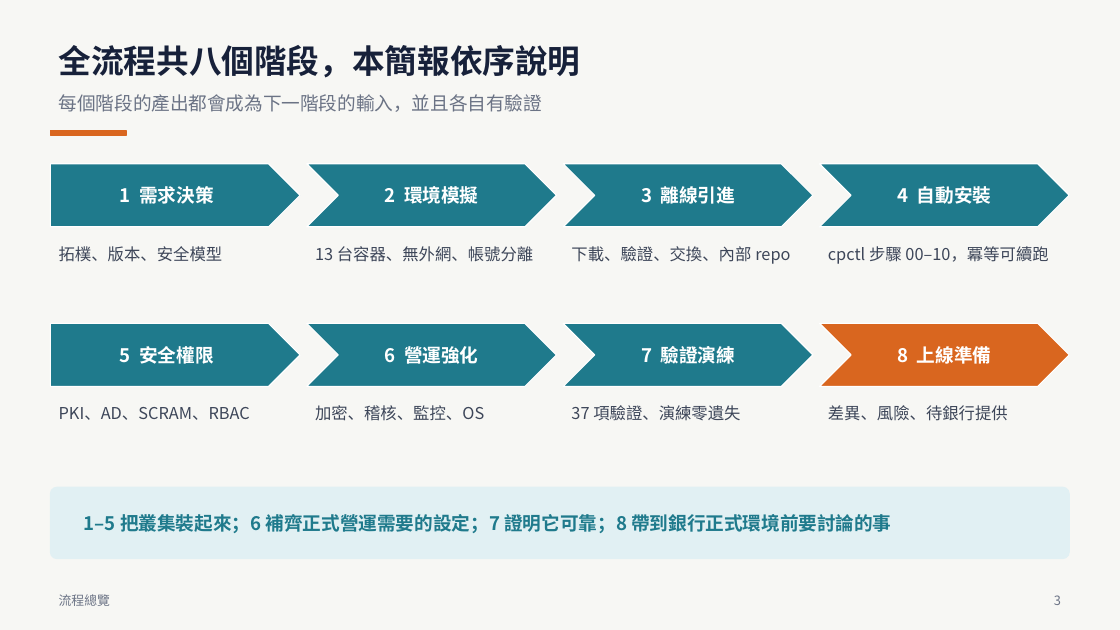
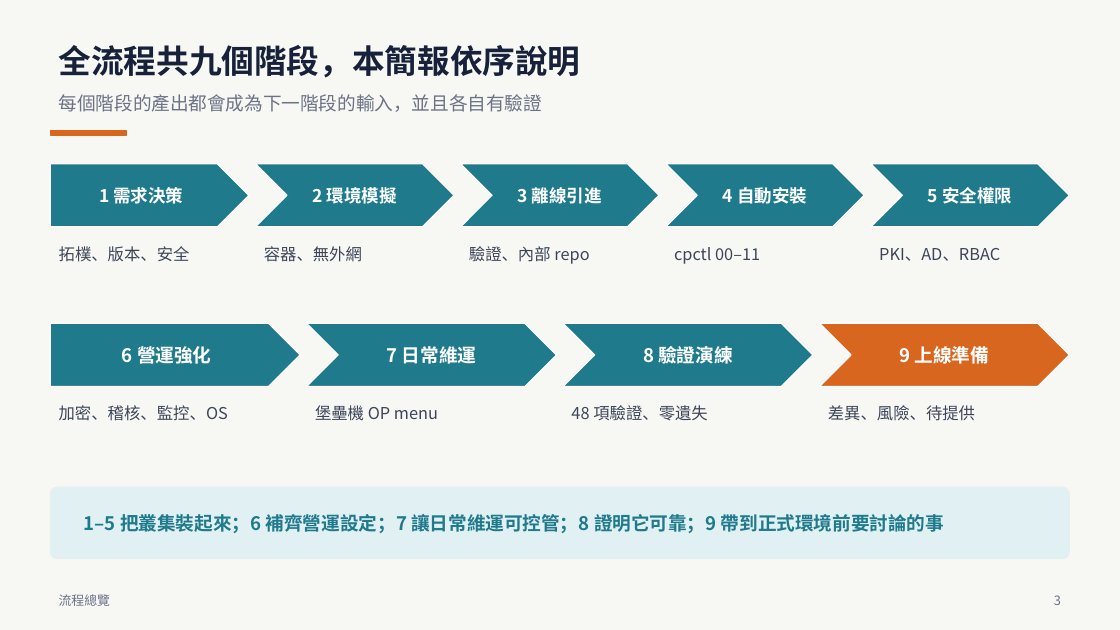
Before and after one commit to zxc81906119/kafka_install_ops, a slide deck: slide 3 of docs/Confluent-離線安裝PoC-全流程.pptx. Drawn at 1120x630 pixels with LibreOffice and Linux fonts; fonts in the diff are those of the drawing. Boxes give left, top, right and bottom in pixels: in the first picture for what was removed or moved away, otherwise in the second. Text is boxed around its words. In the diff, an @@ line names an element or a change of style, - is before the commit and + after.

```diff
--- a/docs/Confluent-離線安裝PoC-全流程.pptx
+++ b/docs/Confluent-離線安裝PoC-全流程.pptx
@@ text at bbox=[59, 45, 581, 78]: text changed @@
-全流程共八個階段，本簡報依序說明
+全流程共九個階段，本簡報依序說明
@@ pentagon arrow: place and size @@
-pentagon arrow at bbox=[50, 164, 300, 227]
+pentagon arrow at bbox=[50, 164, 249, 227]
@@ chevron: place and size @@
-chevron at bbox=[307, 164, 556, 227]
+chevron at bbox=[255, 164, 454, 227]
@@ text "2 環境模擬": place and size @@
-text "2 環境模擬" at bbox=[385, 183, 478, 208]
+text "2 環境模擬" at bbox=[313, 184, 397, 207]
@@ chevron added at bbox=[460, 164, 659, 227], fill #1F7A8C, outline #FFFFFF 1 pt @@
@@ text "3 離線引進": place and size @@
-text "3 離線引進" at bbox=[641, 186, 735, 204]
+text "3 離線引進" at bbox=[518, 187, 602, 204]
@@ chevron: place and size @@
-chevron at bbox=[564, 164, 813, 227]
+chevron at bbox=[666, 164, 865, 227]
@@ text "4 自動安裝": place and size @@
-text "4 自動安裝" at bbox=[897, 186, 991, 204]
+text "4 自動安裝" at bbox=[723, 187, 807, 204]
@@ chevron: place and size @@
-chevron at bbox=[820, 164, 1070, 227]
+chevron at bbox=[871, 164, 1070, 227]
@@ size 16 to 15 pt in 5 elements at bbox=[99, 187, 183, 204], bbox=[313, 184, 397, 207], bbox=[518, 187, 602, 204], bbox=[723, 187, 807, 204], bbox=[928, 187, 1012, 204] @@
@@ text "5 安全權限": place and size @@
-text "5 安全權限" at bbox=[120, 346, 213, 364]
+text "5 安全權限" at bbox=[928, 187, 1012, 204]
@@ text at bbox=[59, 246, 190, 262]: text changed @@
-拓樸、版本、安全模型
+拓樸、版本、安全
@@ text at bbox=[264, 246, 362, 262]: text changed @@
-13 台容器、無外網、帳號分離
+容器、無外網
@@ text at bbox=[469, 246, 589, 264]: text changed @@
-下載、驗證、交換、內部 repo
+驗證、內部 repo
@@ text added at bbox=[674, 247, 760, 264], 14 pt, text #3D4659 @@
+cpctl 00–11
@@ text removed at bbox=[828, 246, 1048, 264] @@
-cpctl 步驟 00–10，冪等可續跑
@@ text at bbox=[879, 248, 1000, 261]: text changed @@
-PKI、AD、SCRAM、RBAC
+PKI、AD、RBAC
@@ text "6 營運強化" rewrapped from bbox=[385, 346, 478, 364] to bbox=[122, 346, 211, 364] @@
@@ text added at bbox=[387, 346, 476, 364], 16 pt, text #FFFFFF, bold @@
+7 日常維運
@@ text at bbox=[643, 343, 732, 368]: text changed @@
-7 驗證演練
+8 驗證演練
@@ text at bbox=[900, 346, 989, 364]: text changed @@
-8 上線準備
+9 上線準備
@@ text "加密、稽核、監控、OS": place and size @@
-text "加密、稽核、監控、OS" at bbox=[315, 405, 484, 421]
+text "加密、稽核、監控、OS" at bbox=[59, 405, 228, 421]
@@ text added at bbox=[315, 405, 438, 420], 14 pt, text #3D4659 @@
+堡壘機 OP menu
@@ text at bbox=[571, 405, 707, 421]: text changed @@
-37 項驗證、演練零遺失
+48 項驗證、零遺失
@@ text at bbox=[828, 405, 975, 421]: text changed @@
-差異、風險、待銀行提供
+差異、風險、待提供
@@ text at bbox=[84, 514, 944, 533]: text changed @@
-1–5 把叢集裝起來；6 補齊正式營運需要的設定；7 證明它可靠；8 帶到銀行正式環境前要討論的事
+1–5 把叢集裝起來；6 補齊營運設定；7 讓日常維運可控管；8 證明它可靠；9 帶到正式環境前要討論的事
```
Also in this commit, not shown: 14 other slides changed, 4 slides added, 47 other files.
